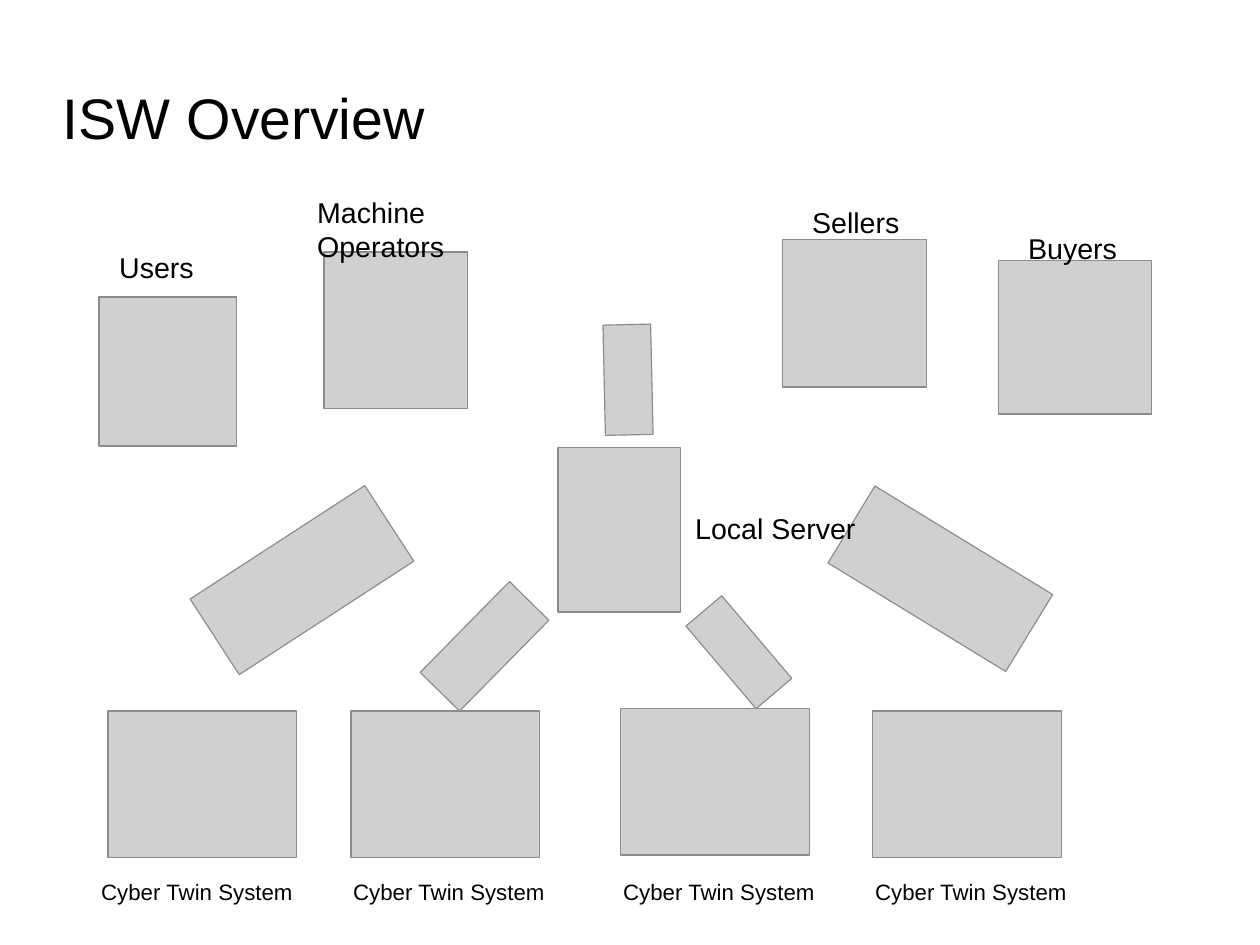
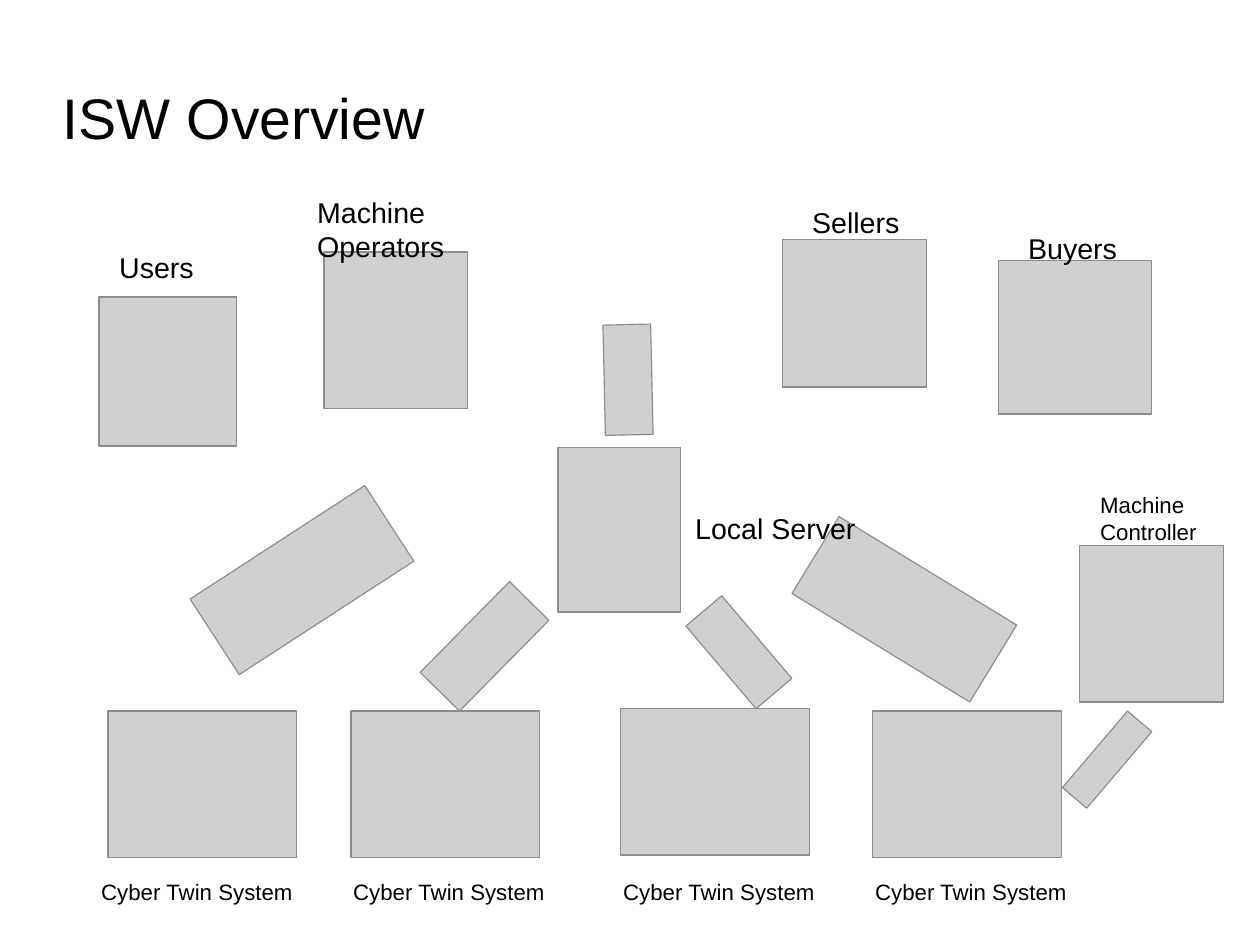
Before and after one commit to vicennial/Group-G, a slide deck: slide 7 of Presentation/Intro.odf.odp (slide 6 before the commit). Drawn at 1260x945 pixels with LibreOffice and Linux fonts; fonts in the diff are those of the drawing; grey boxes stand for pictures; background and template pictures are left out. Boxes give left, top, right and bottom in pixels: in the first picture for what was removed or moved away, otherwise in the second. Text is boxed around its words. In the diff, an @@ line names an element or a change of style, - is before the commit and + after.

```diff
--- a/Presentation/Intro.odf.odp
+++ b/Presentation/Intro.odf.odp
@@ text added at [1100,497,1196,541], 14 pt, text #000000 @@
+Machine Controller
@@ picture: place and size @@
-picture at [829,486,1053,672]
+picture at [792,517,1017,703]
@@ picture added at [1080,545,1225,702] @@
@@ picture added at [1063,712,1153,809] @@
```
Also in this commit, not shown: 1 other slide changed, 1 slide added.
